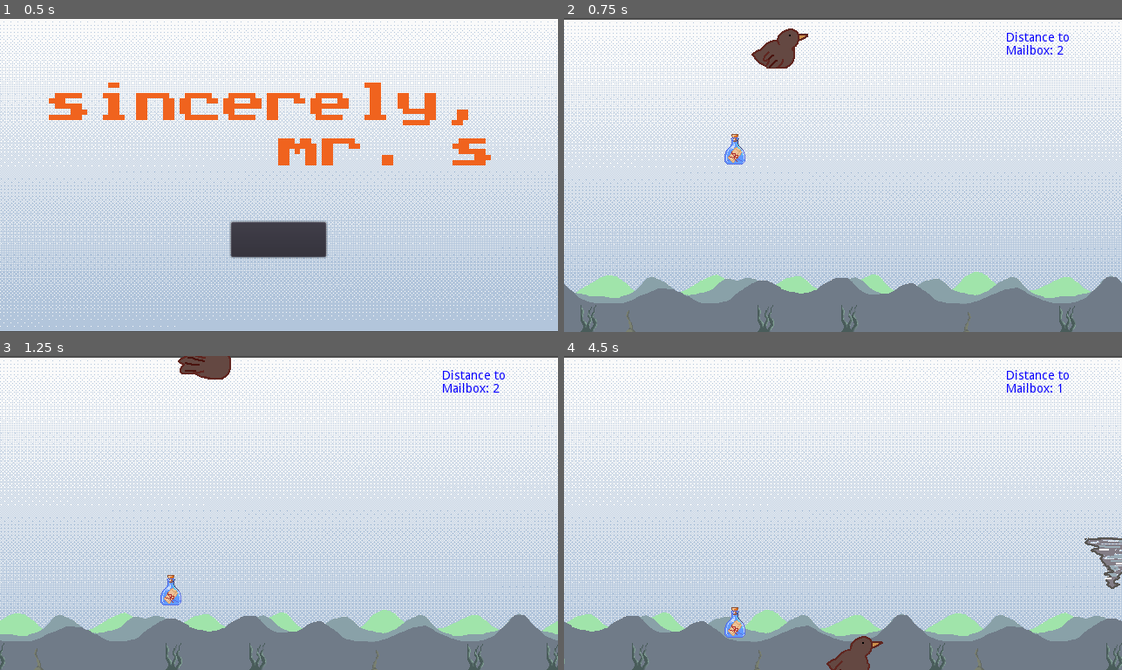
Above: before the commit, frames 1-4 (two rows, left to right).
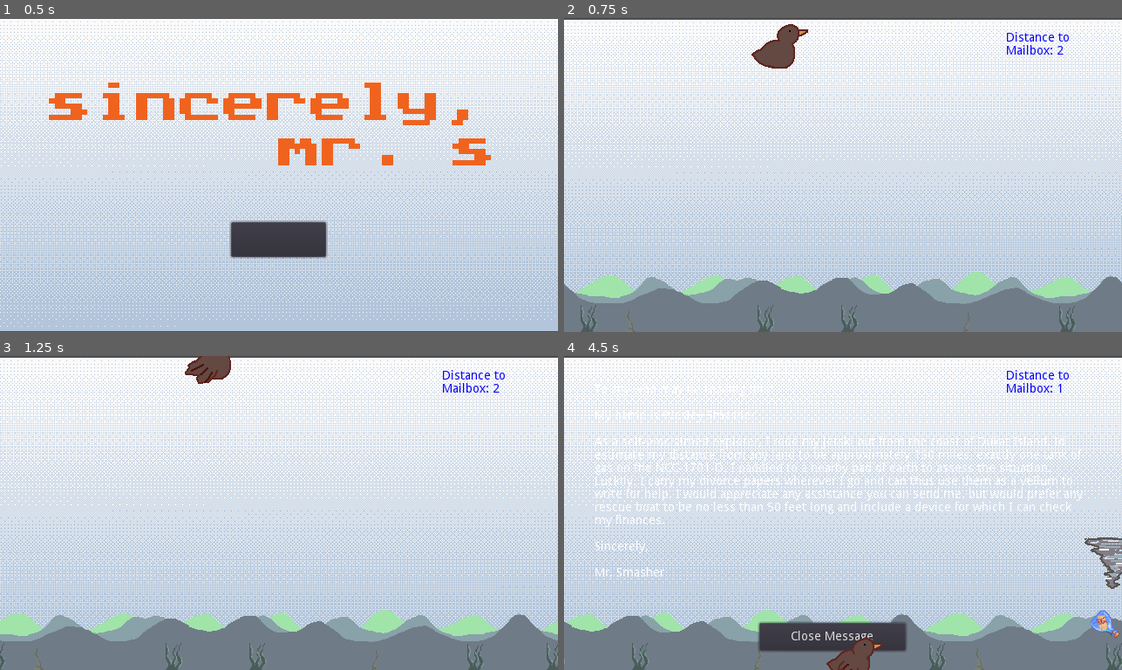
Above: after the commit, the same moments.

Repository: Jerome-M-StMartin/gamejam2022
Game: Godot game, scene res://Scenes/Root.tscn
The game is run twice, just before and just after one commit, with the same random seed, the same clock (stepped at 60 frames per second) and the same inputs.
Inputs (mouse positions are in pixels of both pictures, inside the frame that each line leads up to):
- Up to frame 1 (0.5 s): no input
- Up to frame 2 (0.75 s): click (843, 240) at 0.5 s
- Up to frame 3 (1.25 s): no input
- Up to frame 4 (4.5 s): hold Right (ui_right) 1.28-2.03 s; hold Down (ui_down) 2.03-2.78 s; hold Right (ui_right) 2.78-3.53 s; hold Up (ui_up) 3.53-4.28 s; hold Left (ui_left) from 4.28 s (still down)

Frame 1 is identical in both runs. In frame 2, 0.5% of the frame differs, in the area x 28-44%, y 1-47%; in frame 3, 0.5%; in frame 4, 4.9%, in the area x 5-100%, y 9-100%.

Commit message:
story message display almost done

Diff:
--- a/Scenes/Bottle.tscn
+++ b/Scenes/Bottle.tscn
@@ -4,16 +4,19 @@
 [ext_resource path="res://Assets/bottle.png" type="Texture" id=2]
 
 [sub_resource type="CircleShape2D" id=1]
-radius = 8.0
+radius = 14.0
 
-[node name="Bottle" type="RigidBody2D"]
+[node name="Bottle" type="Node2D"]
 script = ExtResource( 1 )
 __meta__ = {
 "_edit_group_": true
 }
 
 [node name="Sprite" type="Sprite" parent="."]
+position = Vector2( 0, -5 )
 texture = ExtResource( 2 )
 
-[node name="CollisionPolygon2D" type="CollisionShape2D" parent="."]
+[node name="Area2D" type="Area2D" parent="."]
+
+[node name="CollisionPolygon2D" type="CollisionShape2D" parent="Area2D"]
 shape = SubResource( 1 )
--- a/Scenes/GameRunning.tscn
+++ b/Scenes/GameRunning.tscn
@@ -1,7 +1,8 @@
-[gd_scene load_steps=8 format=2]
+[gd_scene load_steps=9 format=2]
 
 [ext_resource path="res://Scripts/waves.gd" type="Script" id=1]
 [ext_resource path="res://Scripts/hazard_spawner.gd" type="Script" id=2]
+[ext_resource path="res://Scenes/Story.tscn" type="PackedScene" id=3]
 [ext_resource path="res://Assets/waves.png" type="Texture" id=5]
 [ext_resource path="res://Assets/sky.png" type="Texture" id=6]
 [ext_resource path="res://Scenes/Bottle.tscn" type="PackedScene" id=7]
@@ -10,6 +11,8 @@
 
 [node name="GameRunning" type="Node"]
 script = ExtResource( 8 )
+
+[node name="Story" parent="." instance=ExtResource( 3 )]
 
 [node name="Pidgeon" parent="." instance=ExtResource( 9 )]
 position = Vector2( 240, 69 )
--- a/Scenes/Mailbox.tscn
+++ b/Scenes/Mailbox.tscn
@@ -1,8 +1,9 @@
-[gd_scene load_steps=6 format=2]
+[gd_scene load_steps=7 format=2]
 
 [ext_resource path="res://Assets/mailbox-open.png" type="Texture" id=1]
 [ext_resource path="res://Assets/mailbox-closed1.png" type="Texture" id=2]
 [ext_resource path="res://Assets/mailbox-closed2.png" type="Texture" id=3]
+[ext_resource path="res://Scripts/mailbox.gd" type="Script" id=4]
 
 [sub_resource type="RectangleShape2D" id=2]
 extents = Vector2( 26.5, 15.5 )
@@ -12,6 +13,7 @@
 
 [node name="Mailbox" type="Node2D"]
 position = Vector2( 540, 180 )
+script = ExtResource( 4 )
 __meta__ = {
 "_edit_lock_": true
 }
@@ -60,3 +62,11 @@
 [node name="CollisionShape2D" type="CollisionShape2D" parent="Area2D"]
 position = Vector2( -54.5, -4.5 )
 shape = SubResource( 1 )
+
+[node name="StaticBody2D2" type="StaticBody2D" parent="."]
+position = Vector2( 48, 143 )
+
+[node name="CollisionPolygon2D" type="CollisionPolygon2D" parent="StaticBody2D2"]
+polygon = PoolVector2Array( 50, -40, -11, -41, -139, 35, 50, 35 )
+
+[connection signal="body_entered" from="Area2D" to="." method="on_body_entered"]
--- a/Scenes/Pidgeon.tscn
+++ b/Scenes/Pidgeon.tscn
@@ -43,7 +43,7 @@
 } ]
 
 [sub_resource type="RectangleShape2D" id=1]
-extents = Vector2( 30, 30 )
+extents = Vector2( 27.5, 25.5 )
 
 [node name="Pidgeon" type="RigidBody2D"]
 position = Vector2( 420, 180 )
@@ -56,10 +56,10 @@
 z_index = 2
 frames = SubResource( 2 )
 animation = "New Anim"
-frame = 1
 playing = true
 
 [node name="CollisionShape2D" type="CollisionShape2D" parent="."]
+position = Vector2( 2.5, 2.5 )
 shape = SubResource( 1 )
 
 [node name="BottleSprite" type="Sprite" parent="."]
--- a/Scenes/StartScreen.tscn
+++ b/Scenes/StartScreen.tscn
@@ -51,7 +51,6 @@
 [node name="AnimatedSprite" type="AnimatedSprite" parent="Button"]
 position = Vector2( 55, 17 )
 frames = SubResource( 4 )
-frame = 1
 playing = true
 
 [connection signal="pressed" from="Button" to="Button" method="_on_Button_pressed"]
--- a/Scenes/Story.tscn
+++ b/Scenes/Story.tscn
@@ -6,8 +6,22 @@
 script = ExtResource( 1 )
 
 [node name="RichTextLabel" type="RichTextLabel" parent="."]
-margin_right = 934.0
-margin_bottom = 258.0
+visible = false
+margin_left = 35.0
+margin_top = 32.0
+margin_right = 608.0
+margin_bottom = 326.0
+__meta__ = {
+"_edit_lock_": true,
+"_edit_use_anchors_": false
+}
+
+[node name="Button" type="Button" parent="."]
+visible = false
+margin_left = 224.0
+margin_top = 306.0
+margin_right = 392.0
+margin_bottom = 338.0
 __meta__ = {
 "_edit_use_anchors_": false
 }
--- a/Scripts/GameRunning.gd
+++ b/Scripts/GameRunning.gd
@@ -19,9 +19,8 @@
 func _process(delta):
 
 	if new_bottle != null:
-		var bottle = new_bottle.instance()
-		bottle.position = new_pos
-		.add_child(bottle)
+		.add_child(new_bottle.instance())
+		.get_node("Bottle").position = new_pos
 		new_bottle = null
 
 	var time_display = $TimeToMailbox
@@ -38,7 +37,7 @@
 
 func on_timeout_spawn_mailbox():
 	.add_child(mailbox.instance())
-	$Mailbox.position.x += 185
+	$Mailbox.position.x = get_viewport().size.x + 100
 	mailbox_instanced = true
 
 func scale_sky_sprite():
@@ -52,7 +51,7 @@
 func move_mailbox_leftward(delta):
 	if mailbox_instanced:
 		var pos = $Mailbox.position.x
-		if pos > 540:
+		if pos > get_viewport().size.x - 100:
 			$Mailbox.position.x -= 16 * delta
 		else:
-			$Mailbox.position.x = 540
+			$Mailbox.position.x = get_viewport().size.x - 100
--- a/Scripts/bottle.gd
+++ b/Scripts/bottle.gd
@@ -1,6 +1,6 @@
-extends RigidBody2D
+extends Node2D
 
-export var G = Vector2(0, 9.8)
+export var G = 98
 
 var tween_start_pos
 onready var amplitude = Vector2(0, -10)
@@ -9,46 +9,51 @@
 signal bottle_pickup
 
 func _ready():
-	contact_monitor = true
-	contacts_reported = 3
-	gravity_scale = 0
+	self.position.x = 750
+	self.position.y = get_viewport().size.y - 100
 
 	.connect("bottle_pickup", .get_parent().get_node("Pidgeon"), "on_bottle_pickup")
-	.connect("body_entered", self, "_on_bottle_body_entered")
+	$Area2D.connect("body_entered", self, "on_bottle_area_entered")
 
 	var message: Node = Node.new()
 	message.name = "Message"
 	add_child(message, true)
 
-func _integrate_forces(_state):
+func _physics_process(delta):
+	#Drift leftward
+	self.position.x -= 32 * delta
+
+	#Prevent permanent movement off left of screen
+	if self.position.x < -50:
+		self.position.x = 950
+
+	#Prevent sinking
 	if position.y >= get_viewport().size.y - 50:
 		if !bobbing:
+			G = 98
 			bobbing = true
-			linear_damp = 100
-			var tween = Tween.new()
-			$Sprite.add_child(tween)
-			tween.connect("tween_completed", self, "_on_Wave_tween_completed")
+			$Sprite.add_child(Tween.new())
+			$Sprite.get_child(0).connect("tween_completed", self, "on_tween_completed")
 			tween_start_pos = $Sprite.position
-			_start_tween(null, tween_start_pos + amplitude)
+			start_tween(null, tween_start_pos + amplitude)
 	else:
 		bobbing = false
 		$Sprite.position = Vector2(0,0)
+		self.position.y += G * delta
+		G += 200 * delta
+		self.rotate(0.1)
 
-func _physics_process(_delta):
-	if !bobbing:
-		.apply_central_impulse(G)
-
-func _on_bottle_body_entered(body):
+func on_bottle_area_entered(body):
 	if bobbing and body.name == "Pidgeon":
 		emit_signal("bottle_pickup")
 		bobbing = false
 		self.queue_free()
 
-func _start_tween(start, end):
+func start_tween(start, end):
 	var tween = $Sprite.get_child(0)
 	tween.interpolate_property($Sprite, "position", start, end, Tween.TRANS_SINE, 1)
 	tween.start()
 
-func _on_Wave_tween_completed(_object, _key):
+func on_tween_completed(_object, _key):
 	amplitude[1] *= -1
-	_start_tween(null, tween_start_pos + amplitude)
+	start_tween(null, tween_start_pos + amplitude)
--- /dev/null
+++ b/Scripts/mailbox.gd
@@ -0,0 +1,10 @@
+extends Node2D
+
+func on_body_entered(body):
+	if body.name == "Pidgeon":
+		if body.have_bottle:
+			var story = .get_parent().get_node("Story")
+			story.next_message()
+			body.have_bottle = false
+			body.bottle = null
+			body.get_node("BottleSprite").visible = false
--- a/Scripts/story.gd
+++ b/Scripts/story.gd
@@ -1,6 +1,6 @@
 extends Node
 
-onready var file = "test.txt"
+var file = "res://Assets/story.txt"
 var messages = PoolStringArray([])
 var msg_idx = 0
 
@@ -19,14 +19,30 @@
 			curr_msg = "\n"
 			continue
 
-		curr_msg += line
+		curr_msg += line + "\n"
 	f.close()
 
-func on_message_delivered():
-	$RichTextLabel.add_text(messages[msg_idx])
-	msg_idx += 1
+func next_message():
+	if msg_idx < messages.size():
+		var label = $RichTextLabel
+		label.clear()
+		label.add_text(messages[msg_idx])
+		label.visible = true
+		msg_idx += 1
 
-#func _input(event):
-#	if Input.is_action_just_pressed("ui_down"):
-#		$RichTextLabel.add_text(messages[msg_idx])
-#		msg_idx += 1
+		#spawn "close message" button
+		var b = $Button
+		b.set_text("Close Message")
+		b.connect("pressed", self, "on_finished_reading")
+		b.visible = true
+
+#call when message text is closed via button
+func on_finished_reading():
+	var label = $RichTextLabel
+	label.clear()
+	label.visible = false
+	$Button.visible = false
+
+func _input(_event):
+	if Input.is_action_just_pressed("ui_down"):
+		next_message()
Not shown, added: Assets/story.txt
